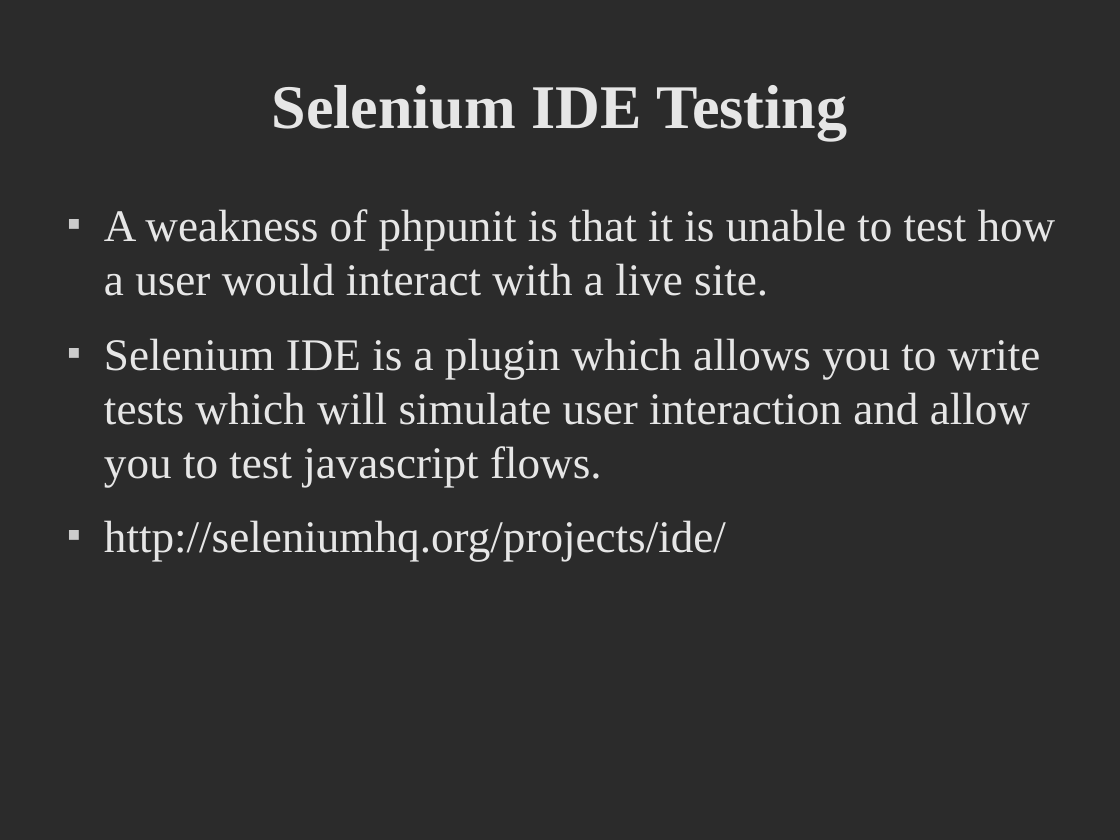
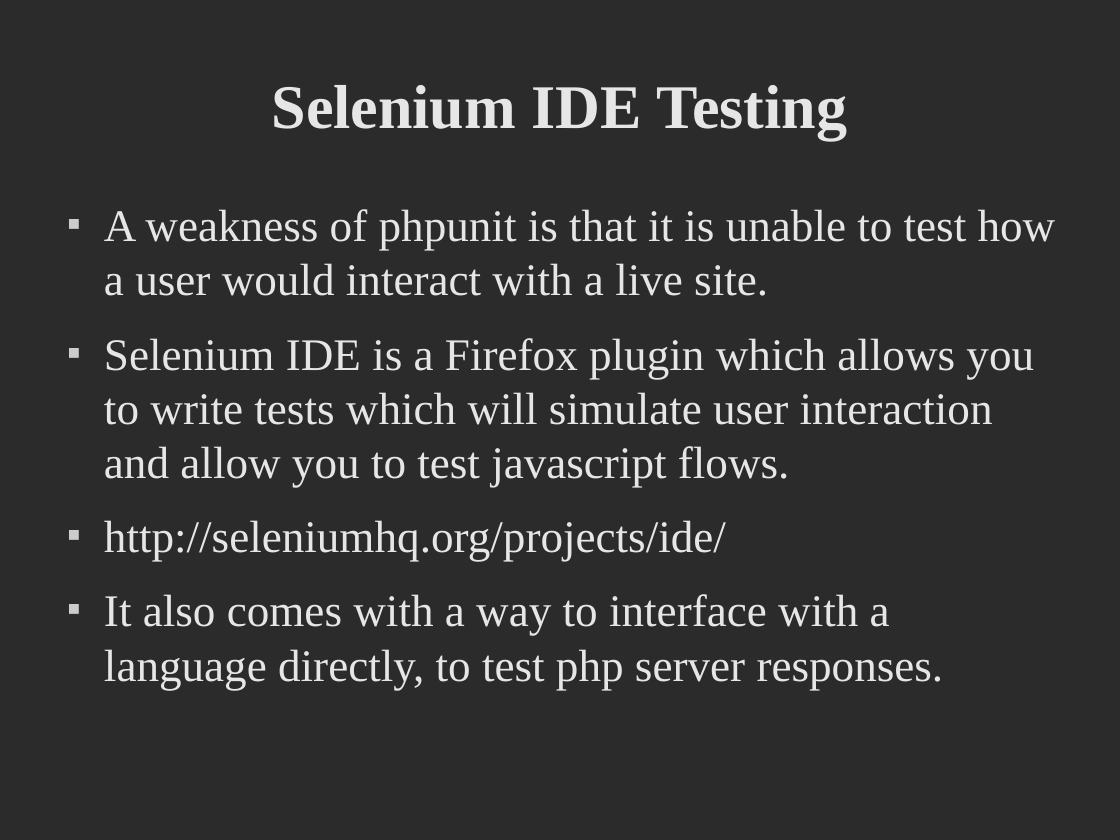
Before and after one commit to dfanica/onesite-unit-test-demo, a slide deck: slide 12 of public/files/presentation.odp (slide 10 before the commit). Drawn at 1120x840 pixels with LibreOffice and Linux fonts; fonts in the diff are those of the drawing; background and template pictures are left out; a plain dark background stands for a picture behind light text. Boxes give left, top, right and bottom in pixels: in the first picture for what was removed or moved away, otherwise in the second. Text is boxed around its words. In the diff, an @@ line names an element or a change of style, - is before the commit and + after.

Commit message:
Updated presentation with more examples, and added a selenium definition file.

```diff
--- a/public/files/presentation.odp
+++ b/public/files/presentation.odp
@@ text at bbox=[104, 338, 1034, 487]: text changed @@
-■ Selenium IDE is a plugin which allows you to write tests which will simulate user interaction and allow you to test javascript flows.
+■ Selenium IDE is a Firefox plugin which allows you to write tests which will simulate user interaction and allow you to test javascript flows.
@@ text at bbox=[104, 594, 944, 690]: paragraph added @@
+■ It also comes with a way to interface with a language directly, to test php server responses.
```
Also in this commit, not shown: 3 other slides changed, 3 slides added, 1 other file.
